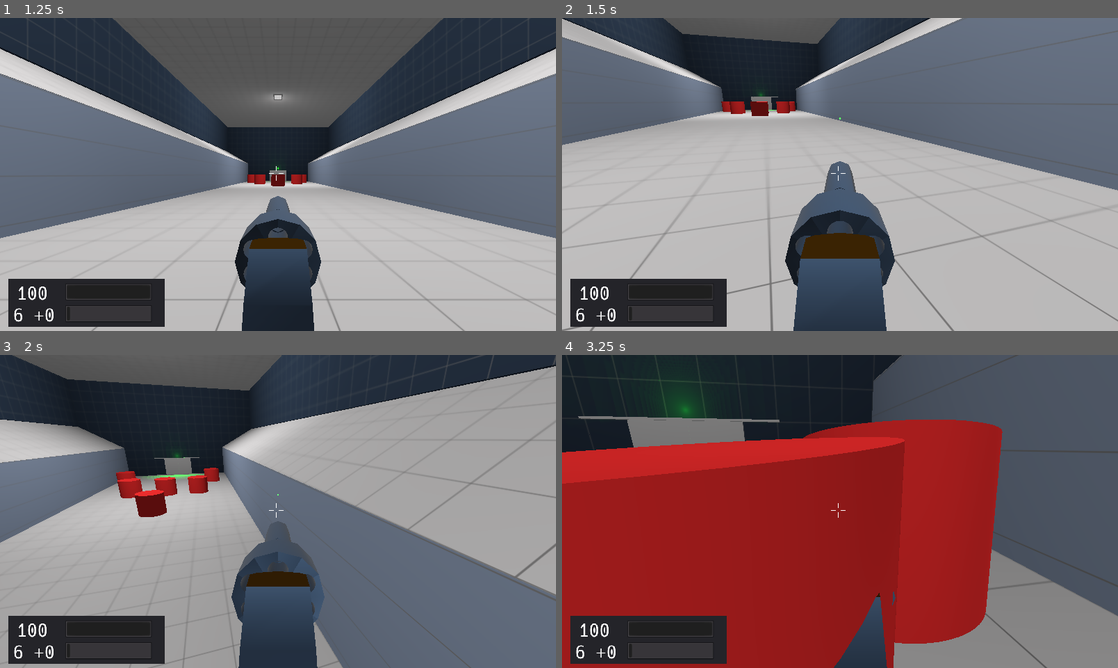
Above: before the commit, frames 1-4 (two rows, left to right).
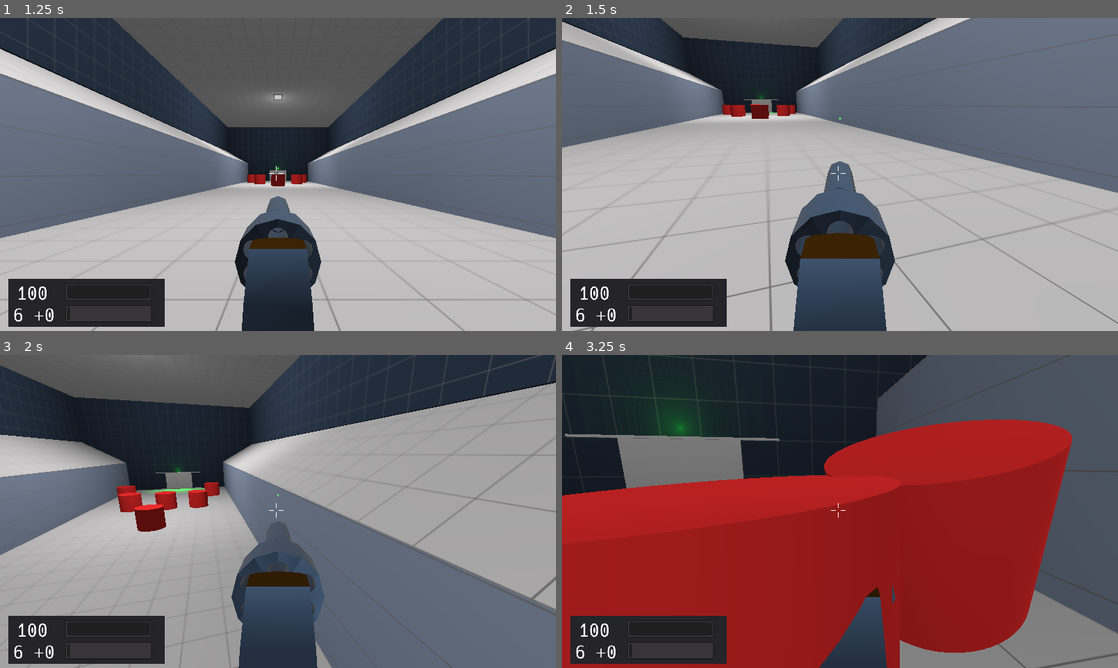
Above: after the commit, the same moments.

Repository: duckinator/keress
Game: Godot game, scene res://menus/MainMenu.tscn
Same seed, same stepped clock (60 frames per second), same inputs: the game is played once before the commit and once after it.
Inputs (mouse positions are in pixels of both pictures, inside the frame that each line leads up to):
- Up to frame 1 (1.25 s): click "New Game" at 0.5 s
- Up to frame 2 (1.5 s): tap Enter (ui_accept) at 1.25 s; move the mouse to (867, 174) at 1.27 s; press the mouse at (867, 174) at 1.28 s; hold W (movement_forward) from 1.28 s (still down)
- Up to frame 3 (2 s): keep holding W (movement_forward); tap Space (movement_jump) at 1.52 s
- Up to frame 4 (3.25 s): keep holding W (movement_forward); move the mouse to (812, 511) at 2.02 s; release the mouse at (812, 511) at 2.03 s; click (812, 511) at 2.1 s; tap Space (movement_jump) at 2.27 s; move the mouse to (851, 505) at 2.77 s; hold Right mouse button (action_secondary) from 2.78 s (still down); click (851, 505) at 3.05 s

Frame 1 is identical in both runs. In frame 2, 4.2% of the frame differs, in the area x 0-100%, y 0-100%; in frame 3, 16%; in frame 4, 27%.

Commit message:
Add camera jostle after firing weapons

Diff:
--- a/src/items/revolver/Revolver.gd
+++ b/src/items/revolver/Revolver.gd
@@ -1,6 +1,8 @@
 extends Spatial
 
 const DAMAGE = 70
+const JOSTLE_PRIMARY = 1
+const JOSTLE_SECONDARY = 0
 
 const PRIMARY_TIMEOUT = 0.6
 
--- a/src/player/Player.gd
+++ b/src/player/Player.gd
@@ -118,6 +118,10 @@
 	camera_rot.y = 0
 	camera_rot.z = 0
 	rotation_helper.rotation_degrees = camera_rot
+
+func jostle(amplitude):
+	var y = rand_range(0, -amplitude)
+	safe_rotate(Vector3(0, y, 0))
 
 func jump(assist=1):
 	vel.y = JUMP_SPEED * assist
@@ -162,6 +166,7 @@
 	# Firing weapons
 	if Input.is_action_pressed("action_primary"):
 		item.primary()
+		jostle(item.JOSTLE_PRIMARY)
 	if Input.is_action_pressed("action_secondary"):
 		item.secondary()
 
Not shown: 1 places in src/items/revolver/RevolverMaterial.tres that only renumber resources
